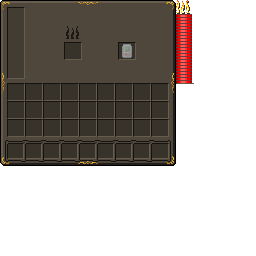
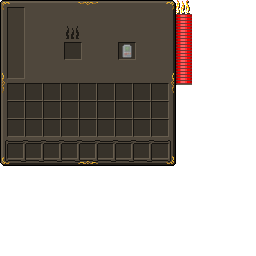
Before/after of a 256×256 layered artwork. What changed in the layer stack:
painted on "icon" over [left=122, top=44, right=132, bottom=58]
painted on "energy_bar" over [left=176, top=83, right=194, bottom=85]
